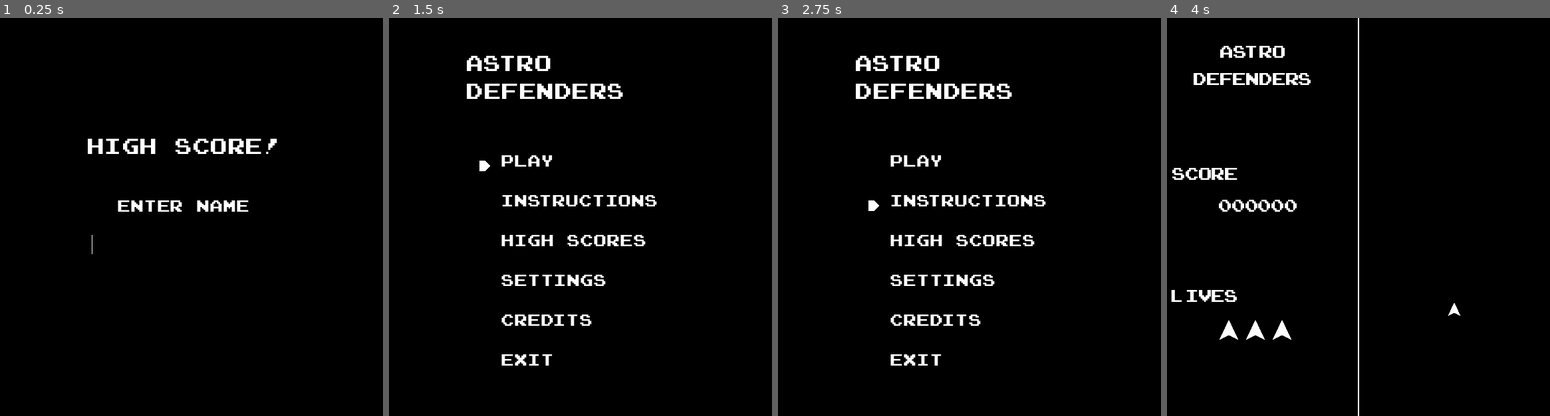
Above: before the commit, frames 1-4 (left to right).
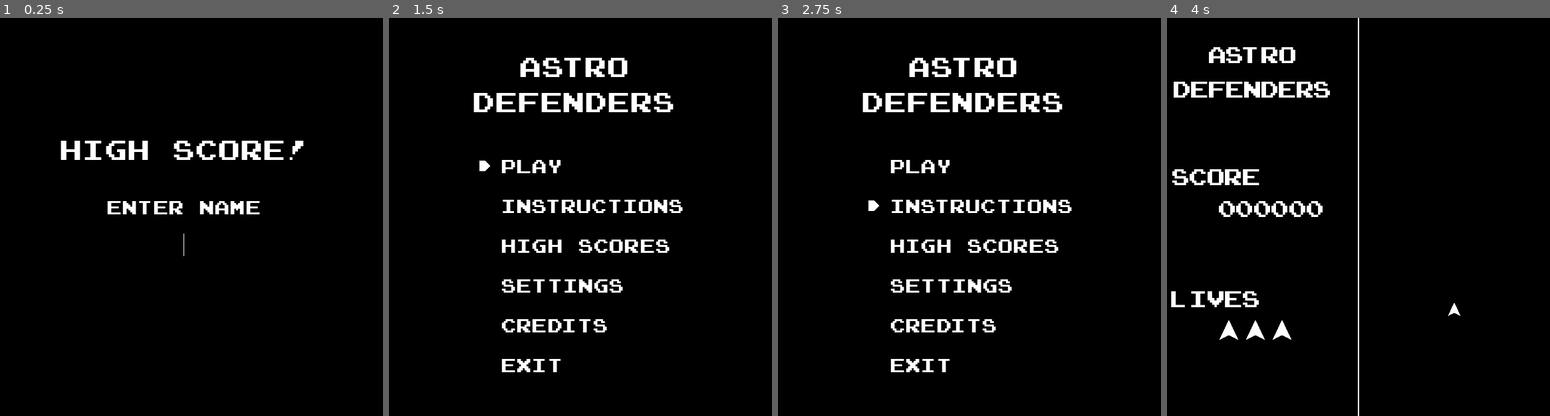
Above: after the commit, the same moments.

Repository: zayeemvt/Astro-Defenders-GD
Game: Godot game, scene res://Score Entry/Score Entry.tscn
The game is run twice, just before and just after one commit, with the same random seed, the same clock (stepped at 60 frames per second) and the same inputs. This scene is started directly instead of the project's main scene. Sound files missing from this copy of the repository are replaced by a short silence.
Inputs (mouse positions are in pixels of both pictures, inside the frame that each line leads up to):
- Up to frame 1 (0.25 s): no input
- Up to frame 2 (1.5 s): click (572, 244) at 0.52 s; type "Alex" at 0.6 s; tap Enter at 1.25 s; hold D (player_right) from 1.28 s (still down); hold Space (player_shoot) from 1.28 s (still down)
- Up to frame 3 (2.75 s): release D (player_right) at 2.03 s; release Space (player_shoot) at 2.03 s; hold S (player_down) from 2.03 s (still down); tap Space (player_shoot) at 2.1 s
- Up to frame 4 (4 s): release S (player_down) at 2.78 s; hold D (player_right) 2.78-3.53 s; hold Space (player_shoot) 2.78-3.53 s; hold W (player_up) from 3.53 s (still down); tap Space (player_shoot) at 3.6 s

The runs differ from the first frame. In frame 1, 2.6% of the frame differs, in the area x 15-80%, y 30-60%; in frame 2, 7.6%, in the area x 20-77%, y 9-89%; in frame 3, 7.6%; in frame 4, 3.6%.

Commit message:
Fixed some text issues

Diff:
--- a/Astro Defenders/Game/Game HUD/Game HUD.tscn
+++ b/Astro Defenders/Game/Game HUD/Game HUD.tscn
@@ -1,28 +1,28 @@
-[gd_scene load_steps=4 format=2]
+[gd_scene load_steps=4 format=3 uid="uid://btfwnp0wunwft"]
 
-[ext_resource path="res://Game/Player/Player.png" type="Texture2D" id=1]
-[ext_resource path="res://Game/Game HUD/Game HUD.gd" type="Script" id=2]
-[ext_resource path="res://assets/Game_UI.tres" type="Theme" id=3]
+[ext_resource type="Texture2D" uid="uid://m1pu7mo4e6w" path="res://Game/Player/Player.png" id="1"]
+[ext_resource type="Script" path="res://Game/Game HUD/Game HUD.gd" id="2"]
+[ext_resource type="Theme" uid="uid://byyj6qjxbrqom" path="res://assets/Game_UI.tres" id="3"]
 
 [node name="Game HUD" type="Node2D"]
-script = ExtResource( 2 )
+script = ExtResource("2")
 
 [node name="Game Title" type="Label" parent="."]
 offset_left = 32.0
 offset_top = 32.0
 offset_right = 275.0
 offset_bottom = 113.0
-theme = ExtResource( 3 )
+theme = ExtResource("3")
 text = "ASTRO
 Defenders"
-align = 1
+horizontal_alignment = 1
 
 [node name="Score Name" type="Label" parent="."]
 offset_left = 32.0
 offset_top = 216.0
 offset_right = 177.0
 offset_bottom = 258.0
-theme = ExtResource( 3 )
+theme = ExtResource("3")
 text = "Score"
 uppercase = true
 
@@ -39,23 +39,23 @@
 offset_top = 400.0
 offset_right = 167.0
 offset_bottom = 439.0
-theme = ExtResource( 3 )
+theme = ExtResource("3")
 text = "Lives"
 uppercase = true
 
 [node name="Lives" type="Node2D" parent="."]
 
 [node name="Life1" type="Sprite2D" parent="Lives"]
-position = Vector2( 117, 471 )
-scale = Vector2( 0.3, 0.3 )
-texture = ExtResource( 1 )
+position = Vector2(117, 471)
+scale = Vector2(0.3, 0.3)
+texture = ExtResource("1")
 
 [node name="Life2" type="Sprite2D" parent="Lives"]
-position = Vector2( 157, 471 )
-scale = Vector2( 0.3, 0.3 )
-texture = ExtResource( 1 )
+position = Vector2(157, 471)
+scale = Vector2(0.3, 0.3)
+texture = ExtResource("1")
 
 [node name="Life3" type="Sprite2D" parent="Lives"]
-position = Vector2( 197, 471 )
-scale = Vector2( 0.3, 0.3 )
-texture = ExtResource( 1 )
+position = Vector2(197, 471)
+scale = Vector2(0.3, 0.3)
+texture = ExtResource("1")
--- a/Astro Defenders/Main Menu/Main Menu.tscn
+++ b/Astro Defenders/Main Menu/Main Menu.tscn
@@ -44,6 +44,8 @@
 theme = ExtResource("3")
 text = "ASTRO
 DEFENDERS"
+horizontal_alignment = 1
+vertical_alignment = 1
 clip_text = true
 
 [node name="Selections" type="Node2D" parent="."]
@@ -55,6 +57,7 @@
 offset_bottom = 246.0
 theme = ExtResource("4")
 text = "PLAY"
+vertical_alignment = 1
 
 [node name="Instructions" type="Label" parent="Selections"]
 offset_left = 192.0
@@ -63,6 +66,7 @@
 offset_bottom = 306.0
 theme = ExtResource("4")
 text = "INSTRUCTIONS"
+vertical_alignment = 1
 
 [node name="High Scores" type="Label" parent="Selections"]
 offset_left = 192.0
@@ -71,6 +75,7 @@
 offset_bottom = 366.0
 theme = ExtResource("4")
 text = "HIGH SCORES"
+vertical_alignment = 1
 
 [node name="Settings" type="Label" parent="Selections"]
 offset_left = 192.0
@@ -79,6 +84,7 @@
 offset_bottom = 426.0
 theme = ExtResource("4")
 text = "SETTINGS"
+vertical_alignment = 1
 
 [node name="Credits" type="Label" parent="Selections"]
 offset_left = 192.0
@@ -87,6 +93,7 @@
 offset_bottom = 486.0
 theme = ExtResource("4")
 text = "CREDITS"
+vertical_alignment = 1
 
 [node name="Quit" type="Label" parent="Selections"]
 offset_left = 192.0
@@ -95,7 +102,8 @@
 offset_bottom = 546.0
 theme = ExtResource("4")
 text = "EXIT"
+vertical_alignment = 1
 
 [node name="Menu Cursor" parent="." instance=ExtResource("5")]
-position = Vector2(168, 215)
+position = Vector2(168, 224)
 sprite_frames = SubResource("3")
--- a/Astro Defenders/Score Entry/Score Entry.tscn
+++ b/Astro Defenders/Score Entry/Score Entry.tscn
@@ -40,6 +40,7 @@
 theme = ExtResource("4")
 theme_override_styles/normal = SubResource("1")
 theme_override_styles/focus = SubResource("2")
+alignment = 1
 max_length = 10
 context_menu_enabled = false
 shortcut_keys_enabled = false
--- a/Astro Defenders/assets/Game_UI.tres
+++ b/Astro Defenders/assets/Game_UI.tres
@@ -4,4 +4,4 @@
 
 [resource]
 default_font = ExtResource("1_a2gln")
-default_font_size = 36
+default_font_size = 48
--- a/Astro Defenders/assets/Menu_UI.tres
+++ b/Astro Defenders/assets/Menu_UI.tres
@@ -4,4 +4,4 @@
 
 [resource]
 default_font = ExtResource("1")
-default_font_size = 24
+default_font_size = 28
--- a/Astro Defenders/assets/Menu_UI_Large.tres
+++ b/Astro Defenders/assets/Menu_UI_Large.tres
@@ -4,4 +4,4 @@
 
 [resource]
 default_font = ExtResource("1")
-default_font_size = 32
+default_font_size = 41
Not shown: 1 places in Astro Defenders/Game/Game HUD/Game HUD.tscn that only renumber resources
Not shown: 1 places in Astro Defenders/Game/Game.tscn that only renumber resources
